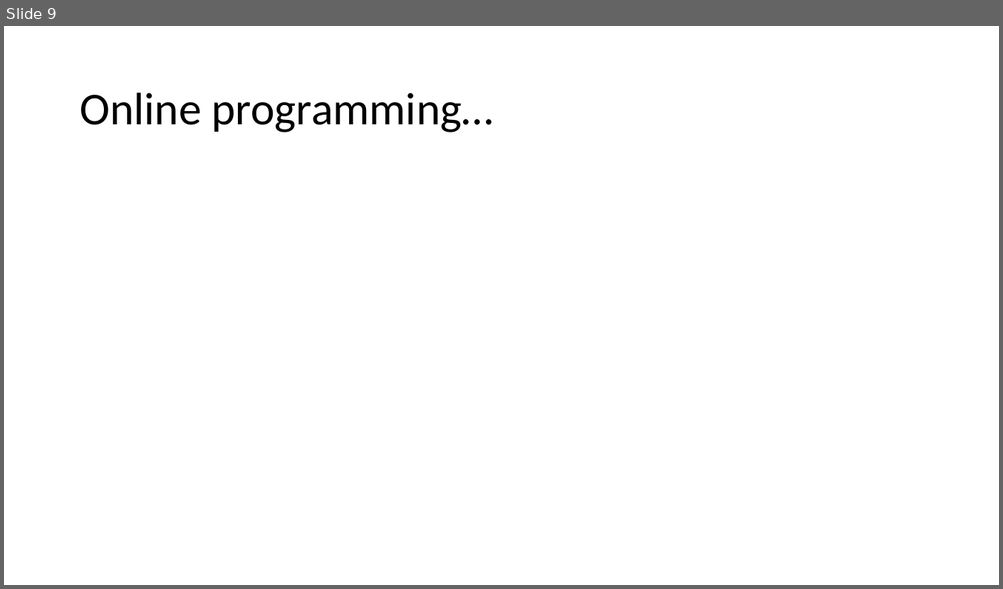
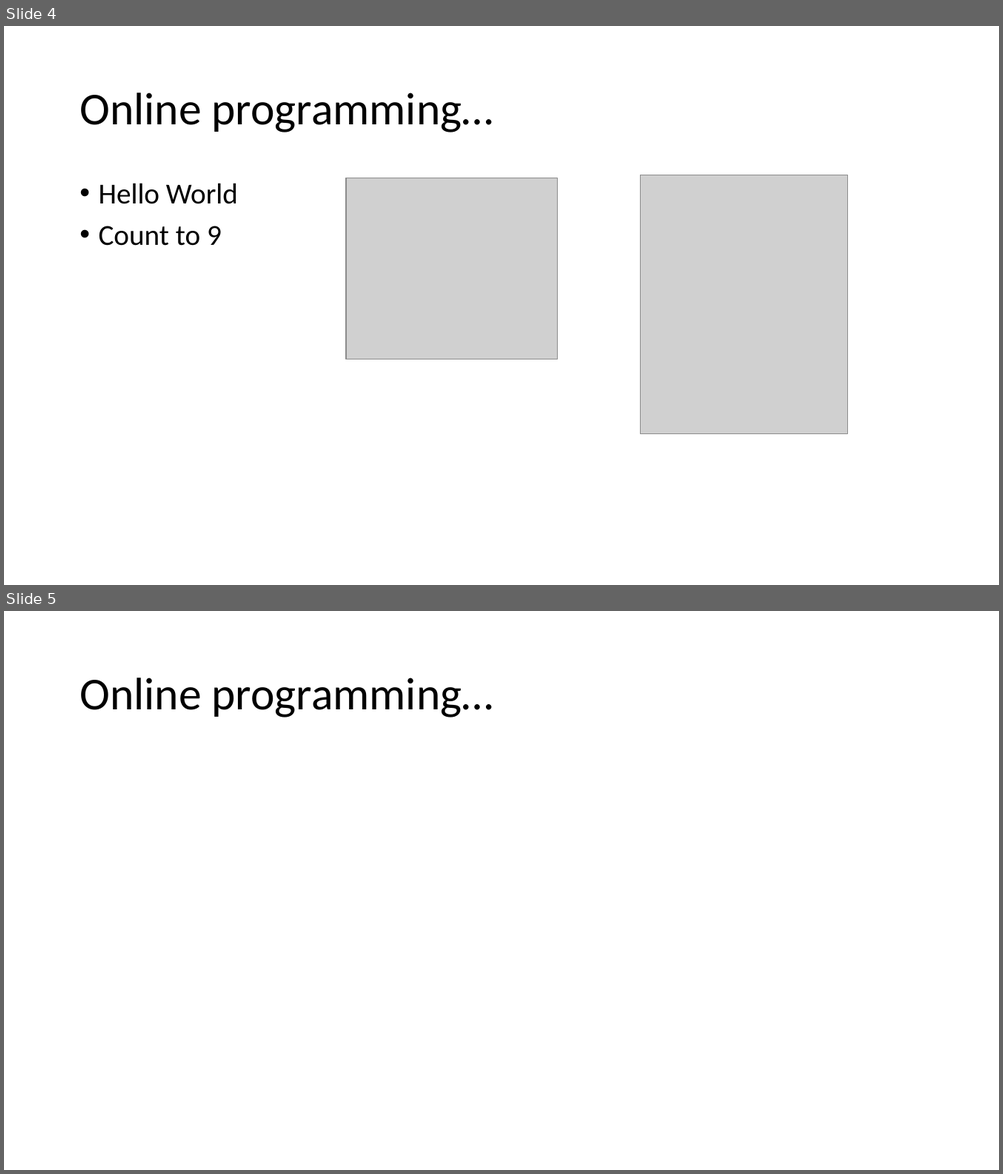
Before and after one commit to fisterloegsovs/pop22, a slide deck: lectures/1.2Scratch/lecture.pptx. Shown one above the other, each under a label of ours: slide 9 before the commit, slides 4 and 5 after it. The pictures are 1003x589 and 1003x1174 pixels, drawn with LibreOffice and Linux fonts; fonts in the diff are those of the drawing; grey boxes stand for pictures. Boxes give left, top, right and bottom in pixels: in the first picture for what was removed or moved away, otherwise in the second. Text is boxed around its words. In the diff, an @@ line names an element or a change of style, - is before the commit and + after.

```diff
--- a/lectures/1.2Scratch/lecture.pptx
+++ b/lectures/1.2Scratch/lecture.pptx
@@ slide 4 added at [4, 26, 999, 585], background #FFFFFF @@
@@ title added at [79, 93, 493, 133], 44 pt, text #000000 @@
+Online programming…
@@ picture added at [346, 178, 557, 360] @@
@@ picture added at [640, 175, 848, 434] @@
@@ text added at [99, 183, 238, 246], 28 pt, text #000000 @@
+• Hello World
+• Count to 9
@@ what was slide 9 is now slide 5 @@
```
Also in this commit, not shown: 3 slides changed, 10 other slides added, 5 slides removed, 27 other files.
